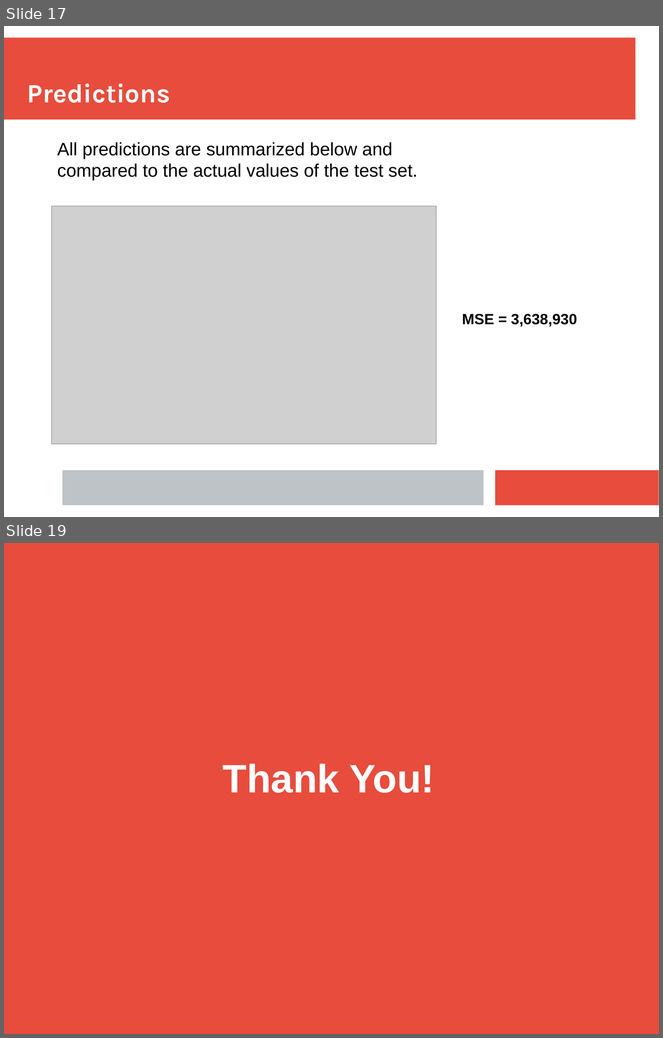
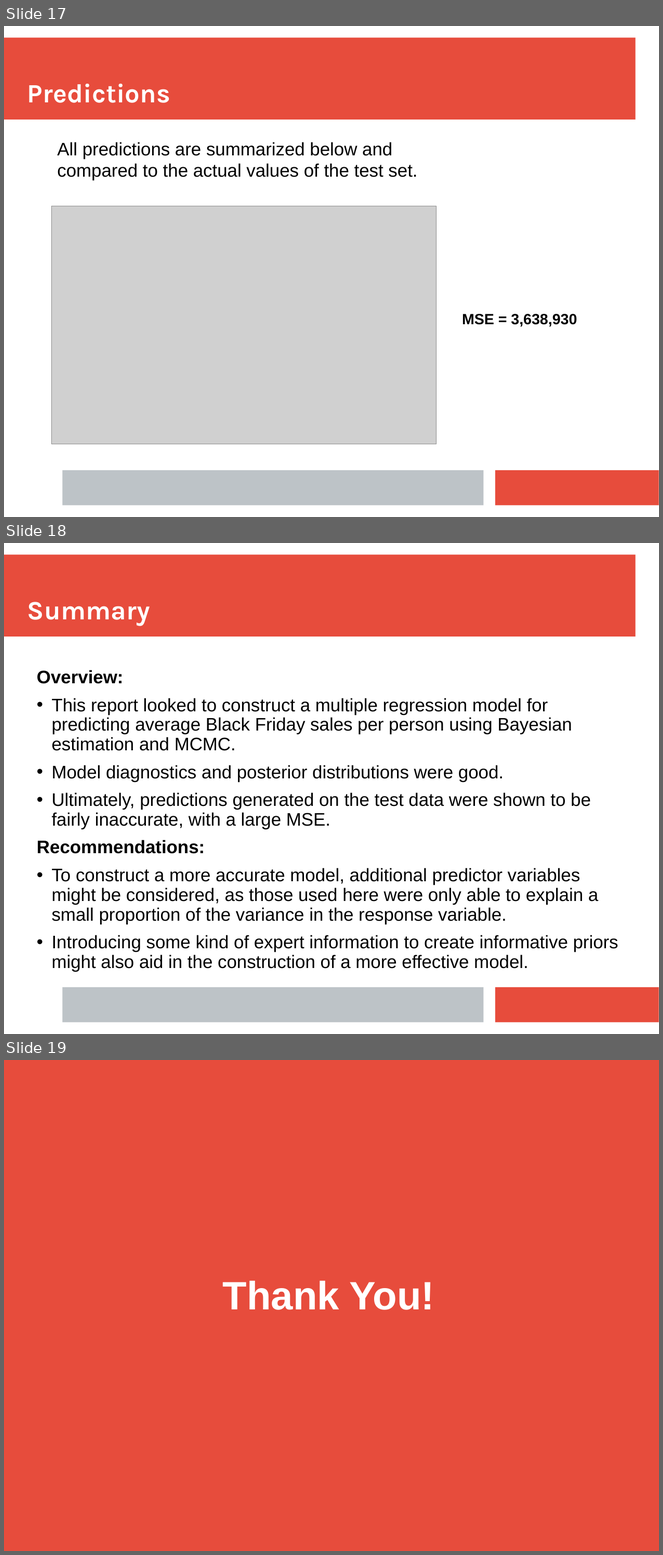
Before and after one commit to tim-kirkbride/BayesianAssignment, a slide deck: Presentation.pptx. Shown one above the other, each under a label of ours: slides 17 and 19 before the commit, slides 17, 18 and 19 after it; the slides between them are not shown. The pictures are 663x1038 and 663x1555 pixels, drawn with LibreOffice and Linux fonts; fonts in the diff are those of the drawing; grey boxes stand for pictures. Boxes give left, top, right and bottom in pixels: in the first picture for what was removed or moved away, otherwise in the second. Text is boxed around its words. In the diff, an @@ line names an element or a change of style, - is before the commit and + after.

```diff
--- a/Presentation.pptx
+++ b/Presentation.pptx
@@ slide 18 added at (4,543,659,1034), background #FFFFFF; not listed: 3 template elements that a slide beside it also shows @@
@@ text added at (27,602,150,626), 32 pt, text #FFFFFF, bold @@
+Summary
@@ subtitle added at (37,670,619,972), 22 pt, text #000000 @@
+Overview:
+• This report looked to construct a multiple regression model for predicting average Black Friday sales per person using Bayesian estimation and MCMC.
+• Model diagnostics and posterior distributions were good.
+• Ultimately, predictions generated on the test data were shown to be fairly inaccurate, with a large MSE.
+Recommendations:
+• To construct a more accurate model, additional predictor variables might be considered, as those used here were only able to explain a small proportion of the variance in the response variable.
+• Introducing some kind of expert information to create informative priors might also aid in the construction of a more effective model.
```
Also in this commit, not shown: 6 slides changed, 1 slide removed.
